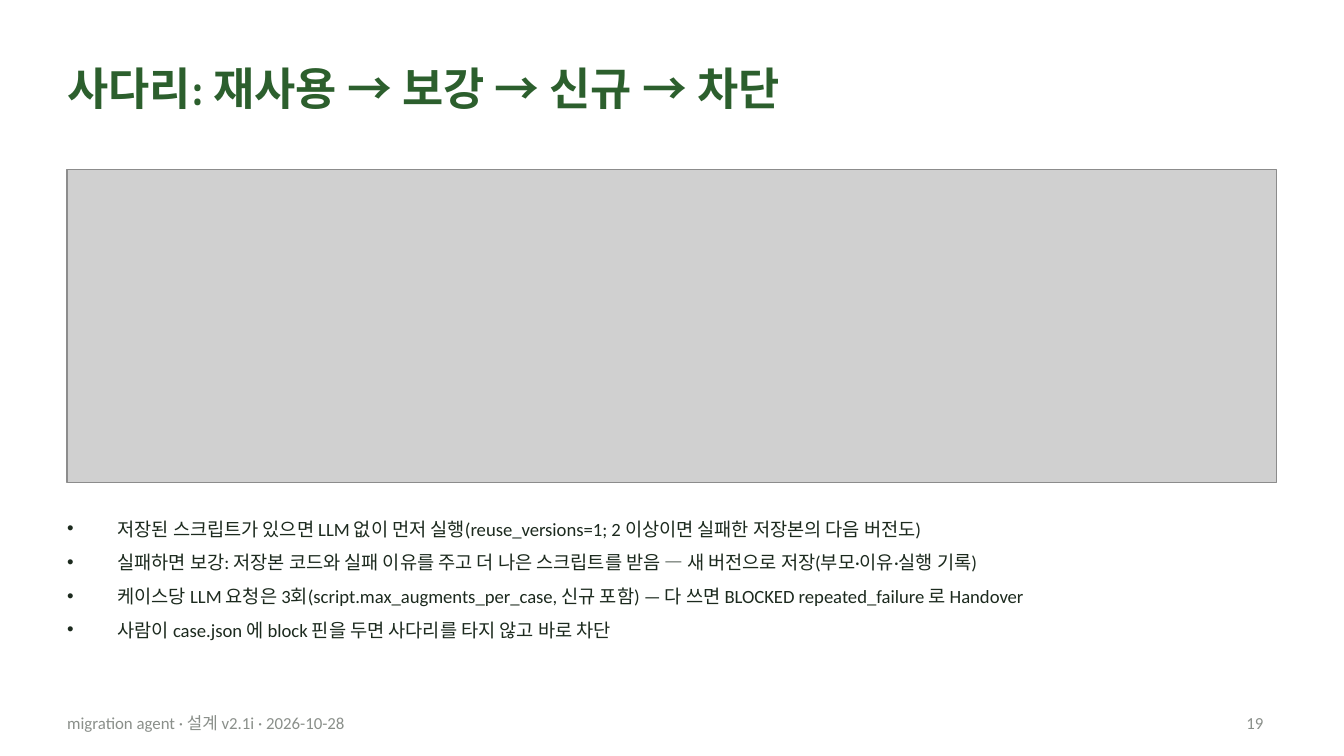
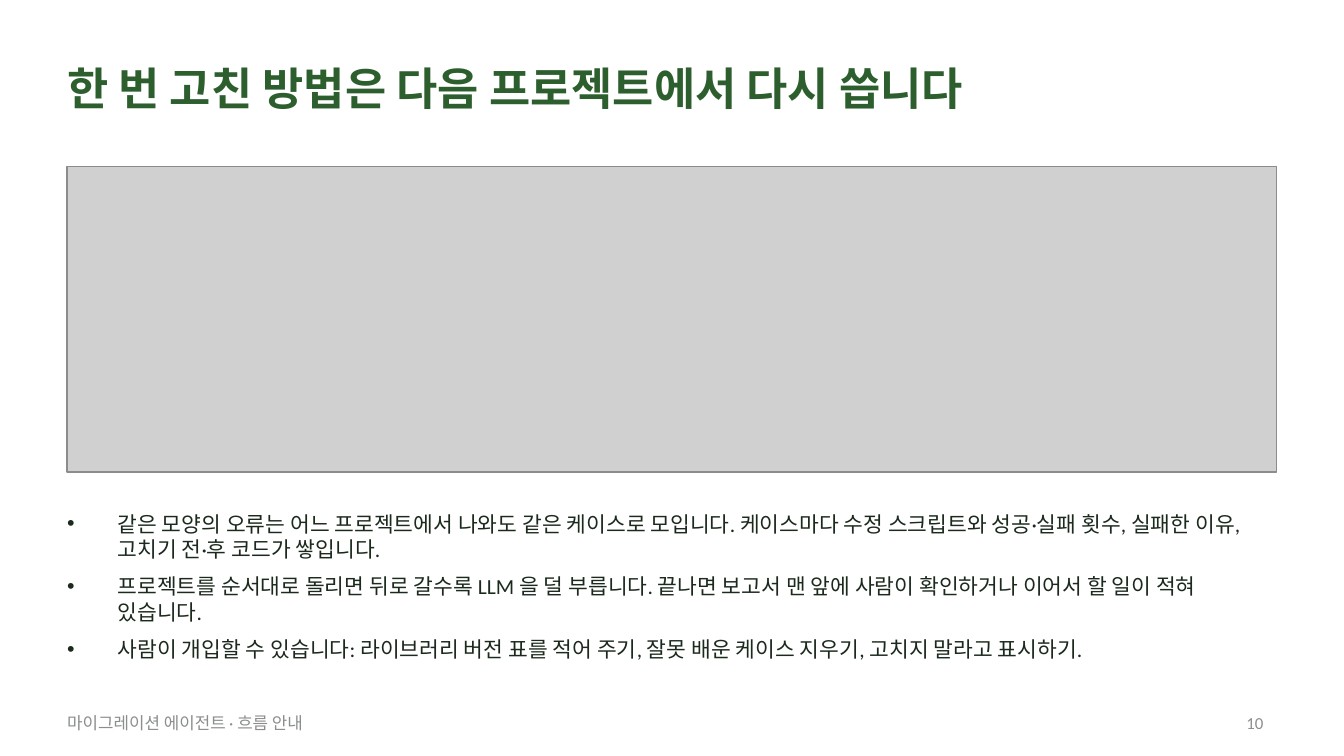
Before and after one commit to acandiatale/tutu, a slide deck: slide 10 of docs/migration-agent/migration-agent.pptx (slide 19 before the commit). Drawn at 1344x756 pixels with LibreOffice and Linux fonts; fonts in the diff are those of the drawing; grey boxes stand for pictures. Boxes give left, top, right and bottom in pixels: in the first picture for what was removed or moved away, otherwise in the second. Text is boxed around its words. In the diff, an @@ line names an element or a change of style, - is before the commit and + after.

```diff
--- a/docs/migration-agent/migration-agent.pptx
+++ b/docs/migration-agent/migration-agent.pptx
@@ title at [67,67,963,109]: text changed @@
-사다리: 재사용 → 보강 → 신규 → 차단
+한 번 고친 방법은 다음 프로젝트에서 다시 씁니다
@@ picture: place and size @@
-picture at [67,169,1277,482]
+picture at [67,167,1277,472]
@@ text at [118,514,1240,660]: text changed; size 10 to 11.5 pt @@
-• 저장된 스크립트가 있으면 LLM 없이 먼저 실행(reuse_versions=1; 2 이상이면 실패한 저장본의 다음 버전도)
-• 실패하면 보강: 저장본 코드와 실패 이유를 주고 더 나은 스크립트를 받음 — 새 버전으로 저장(부모·이유·실행 기록)
-• 케이스당 LLM 요청은 3회(script.max_augments_per_case, 신규 포함) — 다 쓰면 BLOCKED repeated_failure 로 Handover
-• 사람이 case.json 에 block 핀을 두면 사다리를 타지 않고 바로 차단
+• 같은 모양의 오류는 어느 프로젝트에서 나와도 같은 케이스로 모입니다. 케이스마다 수정 스크립트와 성공·실패 횟수, 실패한 이유, 고치기 전·후 코드가 쌓입니다.
+• 프로젝트를 순서대로 돌리면 뒤로 갈수록 LLM 을 덜 부릅니다. 끝나면 보고서 맨 앞에 사람이 확인하거나 이어서 할 일이 적혀 있습니다.
+• 사람이 개입할 수 있습니다: 라이브러리 버전 표를 적어 주기, 잘못 배운 케이스 지우기, 고치지 말라고 표시하기.
@@ text at [67,715,303,730]: text changed @@
-migration agent · 설계 v2.1i · 2026-10-28
+마이그레이션 에이전트 · 흐름 안내
@@ page number at [1246,718,1263,729]: text changed @@
-19
+10
```
Also in this commit, not shown: 5 other slides changed, 4 slides added, 31 slides removed, 12 other files.
